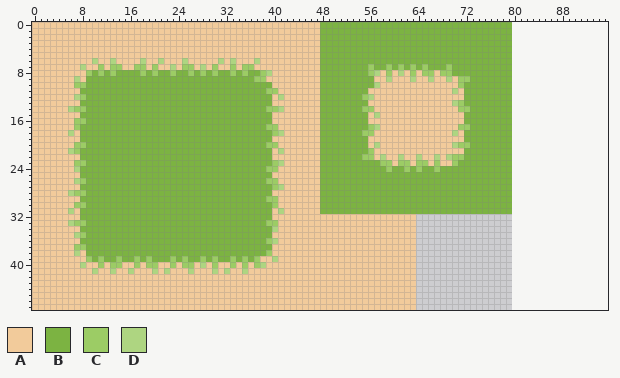
Pixel-art file: TinyRPG/Assets/Art/Environment/Grass and Sand/Grass and Sand.aseprite. The picture above was drawn from the file before the commit.
80x48 pixels, 1 frame. The old version is drawn lined up with the new one, on the new canvas.
Palette (. is transparent): A #f2cb9b  B #7cb342  C #9ccc65  D #aed581
The result:
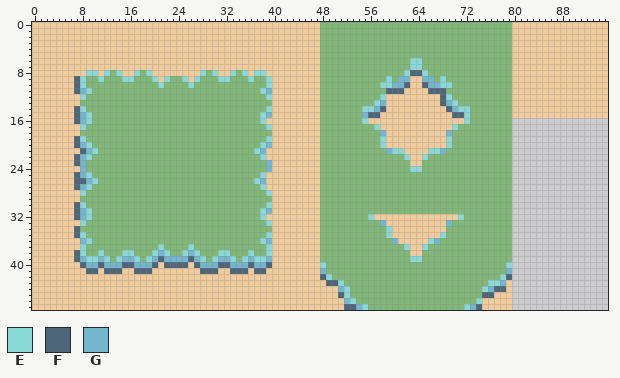
Colours new in this view: E #89d9d9  F #4e6679  G #72b6cf
What changed:
canvas 80x48 -> 96x48
colour B: #7cb342 -> #80b878
Changed rows in their new state; - is a pixel that keeps its letter.
first column x 6:
 0 --------------------------------------------------------------------------AAAAAAAAAAAAAAAA
 1 --------------------------------------------------------------------------AAAAAAAAAAAAAAAA
 2 --------------------------------------------------------------------------AAAAAAAAAAAAAAAA
 3 --------------------------------------------------------------------------AAAAAAAAAAAAAAAA
 4 --------------------------------------------------------------------------AAAAAAAAAAAAAAAA
 5 --------------------------------------------------------------------------AAAAAAAAAAAAAAAA
 6 ----A--A----A--A---A-----A-A---A-------------------------EE---------------AAAAAAAAAAAAAAAA
 7 --A--A-AA--AA-A--A-AA-A-A--A-AA-------------------B--B-B-EEB---B----------AAAAAAAAAAAAAAAA
 8 ---EEAEBEAAEBEAAAAAAAAE-EAAE-EAEEA----------------BBBBBBEFFEBBBB----------AAAAAAAAAAAAAAAA
 9 -FE--E---EE---EAE--EAE---EE---EBBE-----------------BBEBGGA-GGBEBBBB-------AAAAAAAAAAAAAAAA
10 -FE------------E----E------------E-----------------BEEGGF--FGGEEBB--------AAAAAAAAAAAAAAAA
11 -FGE----------------------------EGA---------------BBBFFF----FFFBBB--------AAAAAAAAAAAAAAAA
12 -AE------------------------------E-A-------------BBBE---------FEBB--------AAAAAAAAAAAAAAAA
13 --------------------------------------------------BEG---------FGEB--------AAAAAAAAAAAAAAAA
14 AFE------------------------------EAA-------------EEGF----------FGEE-------AAAAAAAAAAAAAAAA
15 -FGE----------------------------EG---------------GFF------------FFE-------AAAAAAAAAAAAAAAA
16 -FGE----------------------------EA---------------E----------------E-----------------------
17 -AE------------------------------EA---------------BE------------EBB-----------------------
18 A---------------------------------AA-------------BBBG----------GBB------------------------
19 -FE------------------------------E----------------BBE----------EBB------------------------
20 -FGE----------------------------EGA---------------BBE----------EBBB-----------------------
21 AAFGE--------------------------EGA-A--------------BBBGEE----EEGBBB------------------------
22 -FGE----------------------------EA---------------BBBBBBBE-AEBBBBBB------------------------
23 -FG------------------------------GAA----------------BBBBB-ABBBBBB-------------------------
24 -AG------------------------------GA------------------B--BEE--B----------------------------
25 -FGE----------------------------EA--------------------------------------------------------
26 -FFGE--------------------------EGAA-------------------------------------------------------
27 -FGE----------------------------EAAA------------------------------------------------------
28 AAE------------------------------E--------------------------------------------------------
29 ---------------------------------BA-------------------------------------------------------
30 -FE------------------------------EA-------------------------------------------------------
31 AFGE----------------------------EG-A------------------------------------------------------
32 -FGE----------------------------EA--------BBBBBBBBE-------AAAAAAAEBBBBBBBB----------------
33 AAE------------------------------EA-------BBBBBBBBBBG-----AAAAAGBBBBBBBBBB----------------
34 -F--------------------------------A-------BBBBBBBBBBBE----AAAAABBBBBBBBBBB----------------
35 -FE------------------------------E--------BBBBBBBBBBBE----AAAAEBBBBBBBBBBB----------------
36 --GE----------------------------EGA-------BBBBBBBBBBBBG---AAEGBBBBBBBBBBBB----------------
37 -AE------------E----E------------E--------BBBBBBBBBBBBBBE-AEBBBBBBBBBBBBBB----------------
38 -FE--E---EE---EGE--EGE---EE---E--E--------BBBBBBBBBBBBBBB-ABBBBBBBBBBBBBBB----------------
39 -FGEEGE-EGGE-EGFGGGGFGE-EGGE-EGEEGA-------BBBBBBBBBBBBBBBEEBBBBBBBBBBBBBBB----------------
40 --FGGFGGGFFGGGF-FFFFAFGGGFFGGGFGGF--------EBBBBBBBBBBBBBBBBBBBBBBBBBBBBBBE----------------
41 ---FF-FFF-AFFFA-A---A-FFF-AFFF-FF---------GBBBBBBBBBBBBBBBBBBBBBBBBBBBBBBG----------------
42 ------------------------------------------FEBBBBBBBBBBBBBBBBBBBBBBBBBBBBEF----------------
43 -------------------------------------------FFEBBBBBBBBBBBBBBBBBBBBBBBBEEGA----------------
44 ---------------------------------------------GEBBBBBBBBBBBBBBBBBBBBBBEGFFA----------------
45 ---------------------------------------------FEBBBBBBBBBBBBBBBBBBBBBBFFAAA----------------
46 ----------------------------------------------GEBBBBBBBBBBBBBBBBBBBBEAAAAA----------------
47 ----------------------------------------------FFGEBBBBBBBBBBBBBBBBEGFAAAAA----------------
Boxes around the changes in both pictures, in picture pixels (x1, y1, x2, y2):
changed: (320, 22, 608, 310)
changed: (68, 58, 284, 274)
